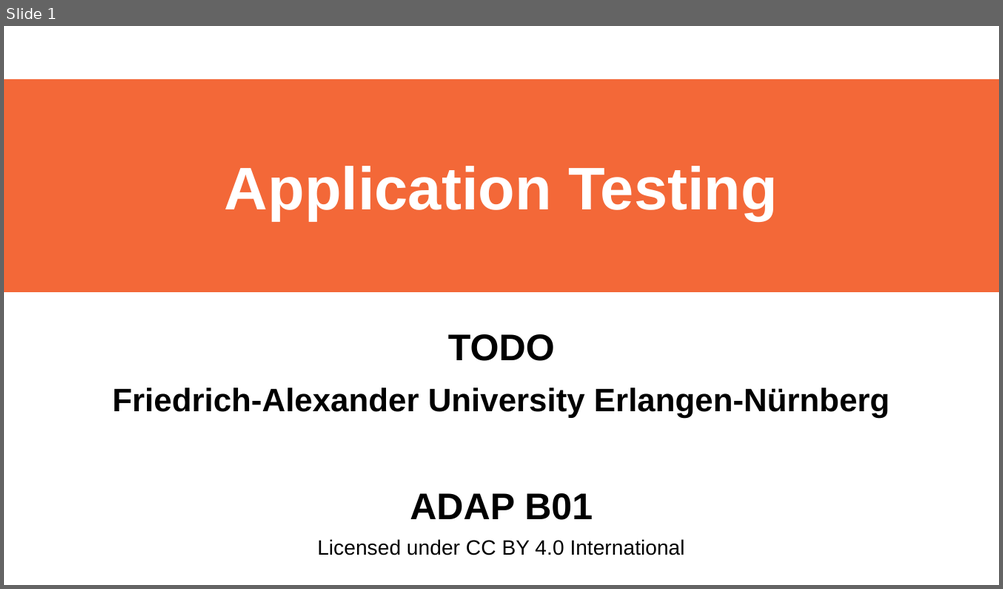
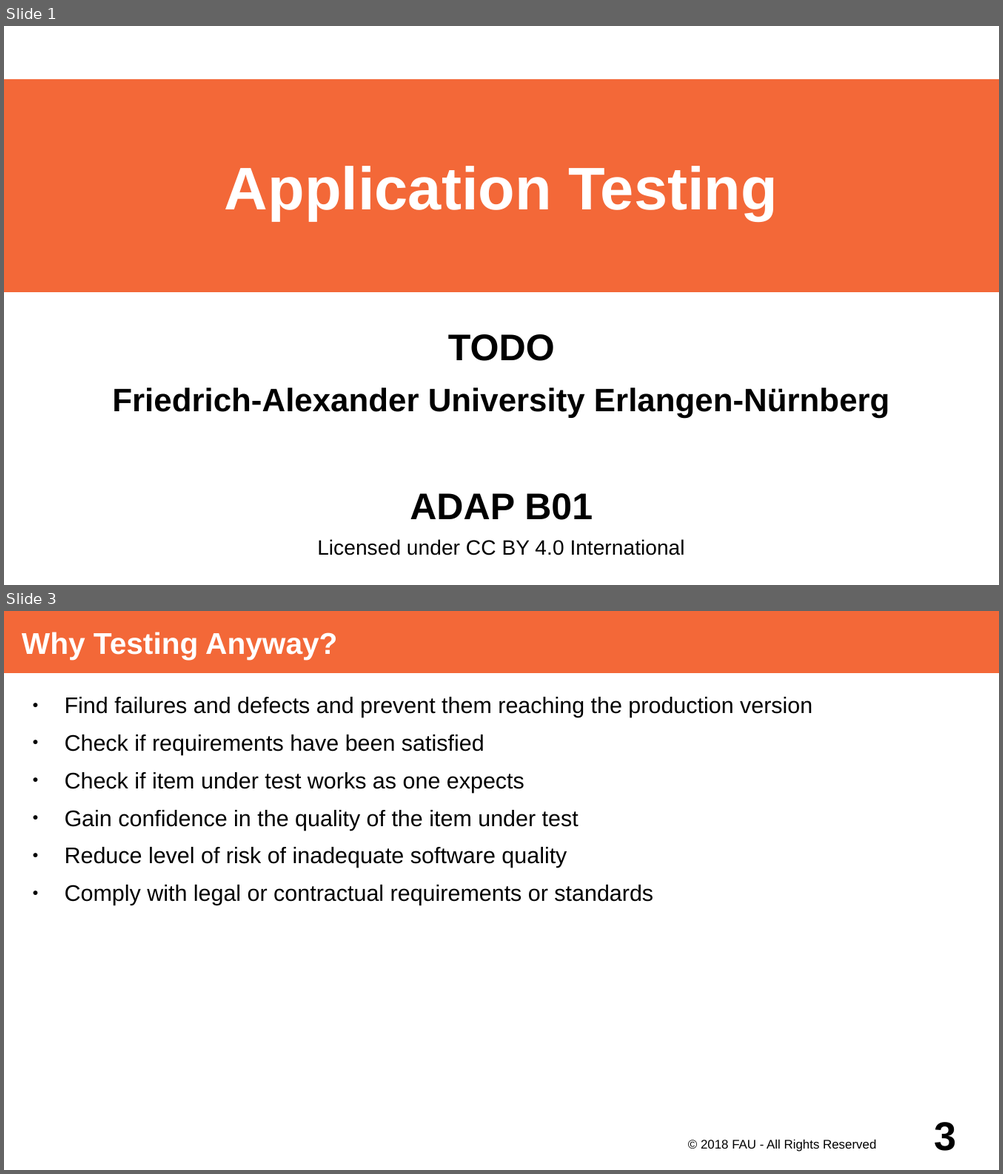
Before and after one commit to dirkriehle/adap-course, a slide deck: Lecture Slides/ADAP B01- Testing Overview.odp. Shown one above the other, each under a label of ours: slide 1 before the commit, slides 1 and 3 after it; the slides between them are not shown. The pictures are 1003x589 and 1003x1174 pixels, drawn with LibreOffice and Linux fonts; fonts in the diff are those of the drawing. Boxes give left, top, right and bottom in pixels: in the first picture for what was removed or moved away, otherwise in the second. Text is boxed around its words. In the diff, an @@ line names an element or a change of style, - is before the commit and + after.

Commit message:
Add why testing anyway slide

```diff
--- a/Lecture Slides/ADAP B01- Testing Overview.odp
+++ b/Lecture Slides/ADAP B01- Testing Overview.odp
@@ slide 3 added at [4,611,999,1170], background #FFFFFF @@
@@ title added at [4,611,999,673], fill #F36838, 24 pt, text #FFFFFF, bold @@
+Why Testing Anyway?
@@ text added at [65,697,812,906], 18 pt, text #000000 @@
+● Find failures and defects and prevent them reaching the production version
+● Check if requirements have been satisfied
+● Check if item under test works as one expects
+● Gain confidence in the quality of the item under test
+● Reduce level of risk of inadequate software quality
+● Comply with legal or contractual requirements or standards
@@ text added at [700,1139,876,1152], 10 pt, text #000000 @@
+© 2018 FAU - All Rights Reserved
@@ page number added at [934,1122,956,1151], 32 pt, text #000000, bold @@
+3
```
Also in this commit, not shown: 2 slides changed.
